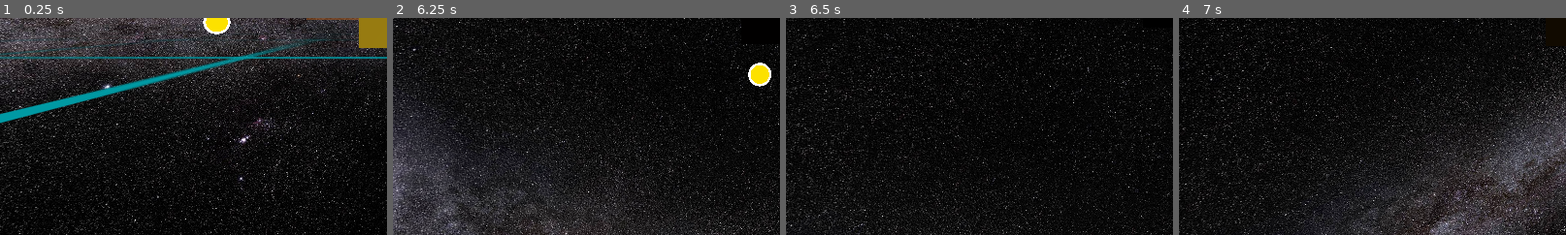
Above: before the commit, frames 1-4 (left to right).
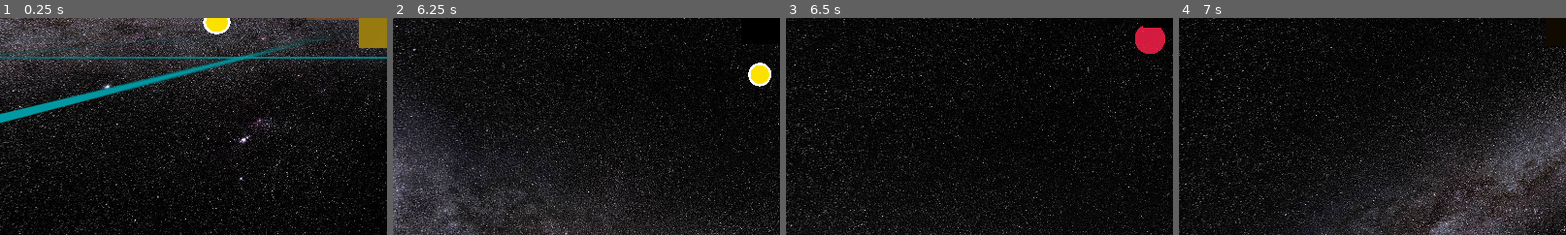
Above: after the commit, the same moments.

Repository: david-andrew/Aberration
Game: Godot game, scene res://world.tscn
Two runs of this game, one before a commit and one after it. Both use one fixed random seed, a clock stepped at 60 frames per second and the inputs below.
Inputs:
- Up to frame 1 (0.25 s): no input
- Up to frame 2 (6.25 s): hold Right (right) 0.53-1.28 s; hold A (a) 0.53-1.28 s; tap Ctrl (ctrl) at 0.8, 1.35 s; hold Down (down) 1.28-2.03 s; tap D (d) at 1.55 s; hold Right (right) 2.03-2.78 s; hold D (d) 2.03-2.78 s; tap E (e) at 2.3, 2.85 s; hold Up (up) 2.78-3.53 s; tap Q (q) at 3.05 s; hold Q (q) 3.53-4.28 s; hold Left (left) 3.53-5.03 s; tap S (s) at 3.8, 4.35 s; tap Shift (shift) at 4.55 s; hold Down (down) 5.03-5.78 s; hold Shift (shift) 5.03-5.78 s; tap W (w) at 5.3, 5.85 s; hold Right (right) from 5.78 s (still down); tap A (a) at 6.05 s
- Up to frame 3 (6.5 s): keep holding Right (right)
- Up to frame 4 (7 s): release Right (right) at 6.53 s; hold Up (up) from 6.53 s (still down); hold A (a) from 6.53 s (still down); tap Ctrl (ctrl) at 6.8 s
The pictures show only the part of the screen within x 0-50%, y 49-99%; the shares and areas given below are measured in that part.

Frames 1-2 are identical in both runs. In frame 3, 0.8% of the frame differs, in the area x 90-98%, y 3-17%; in frame 4, nothing differs.

Commit message:
added explosion effect when bullet hits something that it can damage

Diff:
--- /dev/null
+++ b/BulletExplosion.gd
@@ -0,0 +1,10 @@
+extends MeshInstance3D
+
+const MAX_SCALE = 5
+const SCALE_STEP = 0.5
+
+func _physics_process(delta):
+	if scale.x < MAX_SCALE:
+		scale += Vector3.ONE * SCALE_STEP
+	else:
+		queue_free()
--- a/Damager.gd
+++ b/Damager.gd
@@ -1,4 +1,4 @@
-extends Node
+extends Node3D
 class_name Damager
 
 func _ready():
--- a/Health.gd
+++ b/Health.gd
@@ -39,7 +39,6 @@
 		if collider.has_method('give_damage'):
 			damage(collider.give_damage())
 			damagers.append(collider)
-			collider.queue_free()
 	if len(damagers) > 0:
 		print('damage: ', damagers)
 
--- a/bullet.gd
+++ b/bullet.gd
@@ -1,10 +1,17 @@
 extends Damager
 class_name Bullet
 
-var bullet: int
+#var bullet: int
 var id: int
 
+const EXPLOSION = preload("res://bullet_explosion.tscn")
+
 func give_damage() -> int:
+	var explosion = EXPLOSION.instantiate()
+	GameMaster.current_scene.add_child(explosion)
+	explosion.position = global_position
+	queue_free()
+
 	return 1
 
 func _ready():
--- /dev/null
+++ b/bullet_explosion.tscn
@@ -0,0 +1,16 @@
+[gd_scene load_steps=4 format=3 uid="uid://cs3ioc2e4edpb"]
+
+[ext_resource type="Script" path="res://BulletExplosion.gd" id="1_qo7fo"]
+
+[sub_resource type="StandardMaterial3D" id="StandardMaterial3D_6w1yw"]
+transparency = 1
+shading_mode = 0
+albedo_color = Color(1, 0.133333, 0.294118, 0.823529)
+
+[sub_resource type="SphereMesh" id="SphereMesh_6teis"]
+material = SubResource("StandardMaterial3D_6w1yw")
+
+[node name="BulletExplosion" type="MeshInstance3D"]
+transform = Transform3D(0.1, 0, 0, 0, 0.1, 0, 0, 0, 0.1, 0.579212, 0, 0)
+mesh = SubResource("SphereMesh_6teis")
+script = ExtResource("1_qo7fo")
--- a/project.godot
+++ b/project.godot
@@ -93,6 +93,11 @@
 "events": [Object(InputEventKey,"resource_local_to_scene":false,"resource_name":"","device":-1,"window_id":0,"alt_pressed":false,"shift_pressed":false,"ctrl_pressed":false,"meta_pressed":false,"pressed":false,"keycode":0,"physical_keycode":32,"key_label":0,"unicode":32,"echo":false,"script":null)
 ]
 }
+enter={
+"deadzone": 0.5,
+"events": [Object(InputEventKey,"resource_local_to_scene":false,"resource_name":"","device":-1,"window_id":0,"alt_pressed":false,"shift_pressed":false,"ctrl_pressed":false,"meta_pressed":false,"pressed":false,"keycode":0,"physical_keycode":4194309,"key_label":0,"unicode":0,"echo":false,"script":null)
+]
+}
 
 [layer_names]
 
